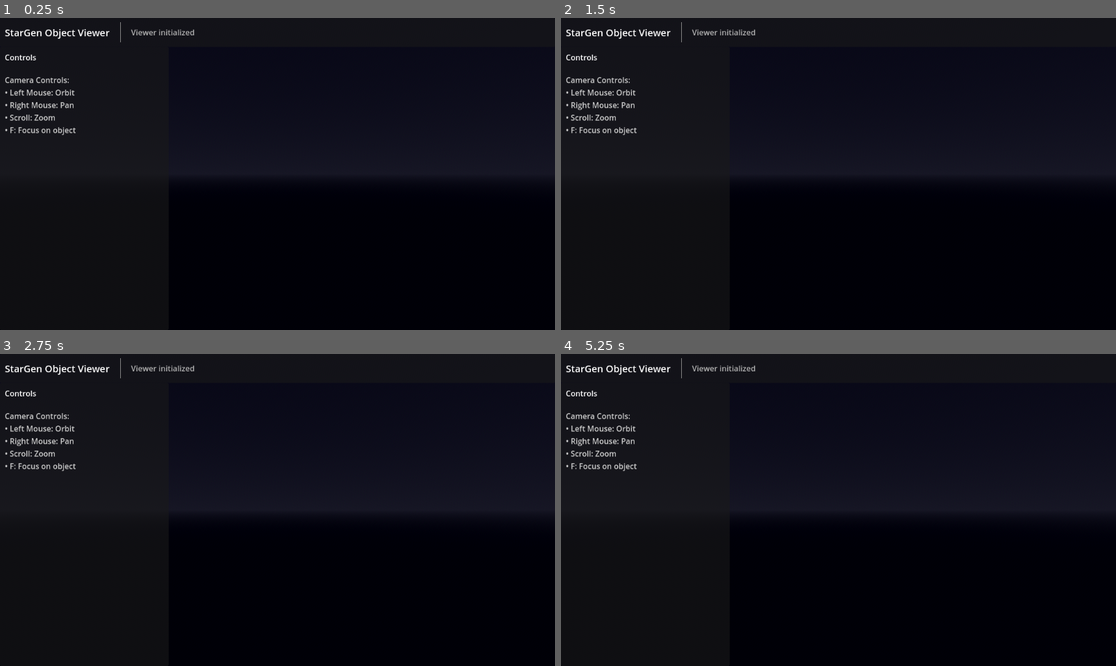
Above: before the commit, frames 1-4 (two rows, left to right).
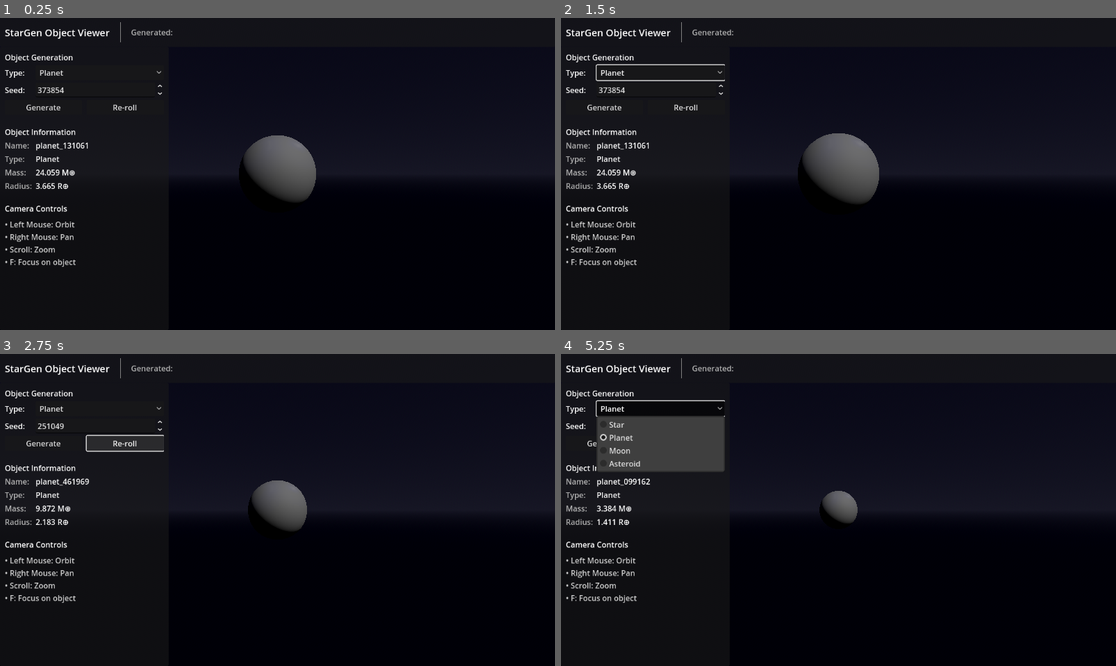
Above: after the commit, the same moments.

Repository: Jazhikho/star_gen
Game: Godot game, scene res://src/app/viewer/ObjectViewer.tscn
The game is run twice, just before and just after one commit, with the same random seed, the same clock (stepped at 60 frames per second) and the same inputs.
Inputs (mouse positions are in pixels of both pictures, inside the frame that each line leads up to):
- Up to frame 1 (0.25 s): no input
- Up to frame 2 (1.5 s): click (660, 74) at 0.5 s, where only the run after the commit has a clickable "Planet"; click (605, 108) at 1.25 s, where only the run after the commit has a clickable "Generate"
- Up to frame 3 (2.75 s): click (127, 444) at 2 s, where only the run after the commit has a clickable "Re-roll"
- Up to frame 4 (5.25 s): click (660, 410) at 2.75 s, where only the run after the commit has a clickable "Planet"; click (605, 444) at 3.5 s, where only the run after the commit has a clickable "Generate"; click (688, 444) at 4.25 s, where only the run after the commit has a clickable "Re-roll"; click (660, 410) at 5 s, where only the run after the commit has a clickable "Planet"

The runs differ from the first frame. In frame 1, 4.3% of the frame differs, in the area x 0-57%, y 3-80%; in frame 2, 4.7%; in frame 3, 3.6%; in frame 4, 6.3%, in the area x 0-54%, y 3-80%.

Commit message:
Phase 3 Stage 2: Object Generation & Display
- Added generation UI: type selector, seed input, generate/re-roll buttons
- Wired up all four generators (Star, Planet, Moon, Asteroid)
- Implemented type-specific display scaling (stars, planets, moons, asteroids)
- Added automatic camera distance adjustment based on object size
- Implemented basic info display with appropriate units:
  * Stars: solar masses/radii (Mâ˜‰, Râ˜‰)
  * Planets/Moons: Earth masses/radii (MâŠ•, RâŠ•) or Jupiter masses (MJ)
  * Asteroids: kg/km with scientific notation
- Added spectral class display for stars
- Auto-generates initial object on viewer startup
- Added 4 new integration tests (generation, scaling, info labels, determinism)
- All 297 tests passing (293 existing + 4 new)

Stage 2 complete: Can generate and view all object types with basic information

Diff:
--- a/Tests/Integration/TestObjectViewer.gd
+++ b/Tests/Integration/TestObjectViewer.gd
@@ -200,3 +200,147 @@
 
 	# Clean up
 	viewer.queue_free()
+
+
+## Tests that generate button creates objects.
+func test_generate_button_creates_objects() -> void:
+	var viewer: ObjectViewer = _object_viewer_scene.instantiate() as ObjectViewer
+
+	# Add to tree deferred
+	var scene_tree: SceneTree = _add_viewer_deferred(viewer)
+	if not scene_tree:
+		viewer.free()
+		return
+
+	# Wait for deferred call and ready
+	await scene_tree.process_frame
+	await scene_tree.process_frame
+
+	# Should have auto-generated an object on ready
+	assert_not_null(viewer.current_body, "Should have generated initial object")
+
+	# Try generating each type
+	viewer.generate_object(viewer.ObjectType.STAR, 12345)
+	await scene_tree.process_frame
+	assert_equal(viewer.current_body.type, CelestialType.Type.STAR, "Should generate star")
+
+	viewer.generate_object(viewer.ObjectType.PLANET, 23456)
+	await scene_tree.process_frame
+	assert_equal(viewer.current_body.type, CelestialType.Type.PLANET, "Should generate planet")
+
+	viewer.generate_object(viewer.ObjectType.MOON, 34567)
+	await scene_tree.process_frame
+	assert_equal(viewer.current_body.type, CelestialType.Type.MOON, "Should generate moon")
+
+	viewer.generate_object(viewer.ObjectType.ASTEROID, 45678)
+	await scene_tree.process_frame
+	assert_equal(viewer.current_body.type, CelestialType.Type.ASTEROID, "Should generate asteroid")
+
+	# Clean up
+	viewer.queue_free()
+
+
+## Tests that different object types have appropriate scales.
+func test_object_scaling() -> void:
+	var viewer: ObjectViewer = _object_viewer_scene.instantiate() as ObjectViewer
+
+	# Add to tree deferred
+	var scene_tree: SceneTree = _add_viewer_deferred(viewer)
+	if not scene_tree:
+		viewer.free()
+		return
+
+	# Wait for deferred call and ready
+	await scene_tree.process_frame
+	await scene_tree.process_frame
+
+	# Generate a star
+	viewer.generate_object(viewer.ObjectType.STAR, 11111)
+	await scene_tree.process_frame
+	var star_scale: Vector3 = viewer.placeholder_mesh.scale
+
+	# Generate a planet
+	viewer.generate_object(viewer.ObjectType.PLANET, 22222)
+	await scene_tree.process_frame
+	var planet_scale: Vector3 = viewer.placeholder_mesh.scale
+
+	# Generate an asteroid
+	viewer.generate_object(viewer.ObjectType.ASTEROID, 33333)
+	await scene_tree.process_frame
+	var asteroid_scale: Vector3 = viewer.placeholder_mesh.scale
+
+	# Scales should be reasonable (not zero, not huge)
+	assert_true(star_scale.x > 0.0 and star_scale.x < 10.0, "Star scale should be reasonable")
+	assert_true(planet_scale.x > 0.0 and planet_scale.x < 10.0, "Planet scale should be reasonable")
+	assert_true(asteroid_scale.x > 0.0 and asteroid_scale.x < 10.0, "Asteroid scale should be reasonable")
+
+	# Clean up
+	viewer.queue_free()
+
+
+## Tests that info labels update when objects are generated.
+func test_info_labels_update() -> void:
+	var viewer: ObjectViewer = _object_viewer_scene.instantiate() as ObjectViewer
+
+	# Add to tree deferred
+	var scene_tree: SceneTree = _add_viewer_deferred(viewer)
+	if not scene_tree:
+		viewer.free()
+		return
+
+	# Wait for deferred call and ready
+	await scene_tree.process_frame
+	await scene_tree.process_frame
+
+	# Generate a planet
+	viewer.generate_object(viewer.ObjectType.PLANET, 12345)
+	await scene_tree.process_frame
+
+	# Check that info labels are populated
+	assert_not_equal(viewer.type_value.text, "-", "Type should be set")
+	assert_not_equal(viewer.mass_value.text, "-", "Mass should be set")
+	assert_not_equal(viewer.radius_value.text, "-", "Radius should be set")
+
+	# Check that values use appropriate units
+	assert_true(
+		viewer.mass_value.text.contains("M⊕") or viewer.mass_value.text.contains("MJ"),
+		"Planet mass should use Earth or Jupiter masses"
+	)
+	assert_true(viewer.radius_value.text.contains("R⊕"), "Planet radius should use Earth radii")
+
+	# Clean up
+	viewer.queue_free()
+
+
+## Tests deterministic generation with same seed.
+func test_deterministic_generation() -> void:
+	var viewer: ObjectViewer = _object_viewer_scene.instantiate() as ObjectViewer
+
+	# Add to tree deferred
+	var scene_tree: SceneTree = _add_viewer_deferred(viewer)
+	if not scene_tree:
+		viewer.free()
+		return
+
+	# Wait for deferred call and ready
+	await scene_tree.process_frame
+	await scene_tree.process_frame
+
+	# Generate with specific seed
+	viewer.generate_object(viewer.ObjectType.PLANET, 99999)
+	await scene_tree.process_frame
+	var first_mass: float = viewer.current_body.physical.mass_kg
+	var first_radius: float = viewer.current_body.physical.radius_m
+
+	# Generate again with same seed
+	viewer.generate_object(viewer.ObjectType.PLANET, 99999)
+	await scene_tree.process_frame
+	var second_mass: float = viewer.current_body.physical.mass_kg
+	var second_radius: float = viewer.current_body.physical.radius_m
+
+	# Should be identical
+	assert_equal(first_mass, second_mass, "Same seed should produce same mass")
+	assert_equal(first_radius, second_radius, "Same seed should produce same radius")
+
+	# Clean up
+	viewer.queue_free()
--- a/src/app/viewer/ObjectViewer.gd
+++ b/src/app/viewer/ObjectViewer.gd
@@ -3,10 +3,41 @@
 class_name ObjectViewer
 extends Node3D
 
+# Generators
+const _star_generator := preload("res://src/domain/generation/generators/StarGenerator.gd")
+const _planet_generator := preload("res://src/domain/generation/generators/PlanetGenerator.gd")
+const _moon_generator := preload("res://src/domain/generation/generators/MoonGenerator.gd")
+const _asteroid_generator := preload("res://src/domain/generation/generators/AsteroidGenerator.gd")
+
+# Specs
+const _star_spec := preload("res://src/domain/generation/specs/StarSpec.gd")
+const _planet_spec := preload("res://src/domain/generation/specs/PlanetSpec.gd")
+const _moon_spec := preload("res://src/domain/generation/specs/MoonSpec.gd")
+const _asteroid_spec := preload("res://src/domain/generation/specs/AsteroidSpec.gd")
+
+# Supporting classes
+const _parent_context := preload("res://src/domain/generation/ParentContext.gd")
+const _seeded_rng := preload("res://src/domain/rng/SeededRng.gd")
+const _celestial_type := preload("res://src/domain/celestial/CelestialType.gd")
+const _units := preload("res://src/domain/math/Units.gd")
+const _stellar_props := preload("res://src/domain/celestial/components/StellarProps.gd")
+
 ## UI element references
 @onready var status_label: Label = $UI/TopBar/MarginContainer/HBoxContainer/StatusLabel
 @onready var side_panel: Panel = $UI/SidePanel
 @onready var panel_container: VBoxContainer = $UI/SidePanel/MarginContainer/ScrollContainer/VBoxContainer
+
+# Generation controls
+@onready var type_option: OptionButton = $UI/SidePanel/MarginContainer/ScrollContainer/VBoxContainer/GenerationSection/TypeContainer/TypeOption
+@onready var seed_input: SpinBox = $UI/SidePanel/MarginContainer/ScrollContainer/VBoxContainer/GenerationSection/SeedContainer/SeedInput
+@onready var generate_button: Button = $UI/SidePanel/MarginContainer/ScrollContainer/VBoxContainer/GenerationSection/ButtonContainer/GenerateButton
+@onready var reroll_button: Button = $UI/SidePanel/MarginContainer/ScrollContainer/VBoxContainer/GenerationSection/ButtonContainer/RerollButton
+
+# Info display
+@onready var name_value: Label = $UI/SidePanel/MarginContainer/ScrollContainer/VBoxContainer/InfoSection/NameContainer/NameValue
+@onready var type_value: Label = $UI/SidePanel/MarginContainer/ScrollContainer/VBoxContainer/InfoSection/TypeContainer/TypeValue
+@onready var mass_value: Label = $UI/SidePanel/MarginContainer/ScrollContainer/VBoxContainer/InfoSection/MassContainer/MassValue
+@onready var radius_value: Label = $UI/SidePanel/MarginContainer/ScrollContainer/VBoxContainer/InfoSection/RadiusContainer/RadiusValue
 
 ## 3D element references
 @onready var celestial_object_node: Node3D = $CelestialObject
@@ -21,11 +52,21 @@
 ## Whether the viewer is ready
 var is_ready: bool = false
 
+## Object types for generation
+enum ObjectType {
+	STAR,
+	PLANET,
+	MOON,
+	ASTEROID
+}
+
 
 func _ready() -> void:
 	# Set up initial state
 	_setup_viewport()
 	_setup_camera()
+	_setup_generation_ui()
+	_connect_signals()
 
 	# Hide placeholder initially
 	if placeholder_mesh:
@@ -33,6 +74,9 @@
 
 	set_status("Viewer initialized")
 	is_ready = true
+
+	# Generate an initial object
+	_on_generate_pressed()
 
 
 ## Sets up viewport settings.
@@ -58,6 +102,148 @@
 
 	# Point camera at origin
 	camera.look_at(Vector3.ZERO, Vector3.UP)
+
+
+## Sets up the generation UI.
+func _setup_generation_ui() -> void:
+	if not type_option:
+		return
+
+	# Populate type options
+	type_option.clear()
+	type_option.add_item("Star", ObjectType.STAR)
+	type_option.add_item("Planet", ObjectType.PLANET)
+	type_option.add_item("Moon", ObjectType.MOON)
+	type_option.add_item("Asteroid", ObjectType.ASTEROID)
+
+	# Default to planet
+	type_option.selected = ObjectType.PLANET
+
+	# Set initial seed
+	if seed_input:
+		seed_input.value = randi() % 1000000
+
+
+## Connects UI signals.
+func _connect_signals() -> void:
+	if generate_button:
+		generate_button.pressed.connect(_on_generate_pressed)
+
+	if reroll_button:
+		reroll_button.pressed.connect(_on_reroll_pressed)
+
+
+## Handles generate button press.
+func _on_generate_pressed() -> void:
+	if not type_option or not seed_input:
+		return
+
+	var object_type: ObjectType = type_option.get_selected_id() as ObjectType
+	var seed_value: int = int(seed_input.value)
+
+	generate_object(object_type, seed_value)
+
+
+## Handles re-roll button press.
+func _on_reroll_pressed() -> void:
+	# Generate new random seed
+	var new_seed: int = randi() % 1000000
+	if seed_input:
+		seed_input.value = new_seed
+
+	_on_generate_pressed()
+
+
+## Generates a celestial object of the specified type.
+## @param object_type: The type of object to generate.
+## @param seed_value: The seed for generation.
+func generate_object(object_type: ObjectType, seed_value: int) -> void:
+	var body: CelestialBody = null
+	var rng: SeededRng = SeededRng.new(seed_value)
+
+	set_status("Generating %s with seed %d..." % [_get_type_name(object_type), seed_value])
+
+	match object_type:
+		ObjectType.STAR:
+			body = _generate_star(seed_value, rng)
+		ObjectType.PLANET:
+			body = _generate_planet(seed_value, rng)
+		ObjectType.MOON:
+			body = _generate_moon(seed_value, rng)
+		ObjectType.ASTEROID:
+			body = _generate_asteroid(seed_value, rng)
+
+	if body:
+		display_body(body)
+		set_status("Generated: %s" % body.name)
+	else:
+		set_error("Failed to generate object")
+
+
+## Generates a star.
+## @param seed_value: The generation seed.
+## @param rng: The random number generator.
+## @return: Generated star body.
+func _generate_star(seed_value: int, rng: SeededRng) -> CelestialBody:
+	var spec: StarSpec = StarSpec.random(seed_value)
+	return StarGenerator.generate(spec, rng)
+
+
+## Generates a planet.
+## @param seed_value: The generation seed.
+## @param rng: The random number generator.
+## @return: Generated planet body.
+func _generate_planet(seed_value: int, rng: SeededRng) -> CelestialBody:
+	var spec: PlanetSpec = PlanetSpec.random(seed_value)
+	var context: ParentContext = ParentContext.sun_like()
+	return PlanetGenerator.generate(spec, context, rng)
+
+
+## Generates a moon.
+## @param seed_value: The generation seed.
+## @param rng: The random number generator.
+## @return: Generated moon body.
+func _generate_moon(seed_value: int, rng: SeededRng) -> CelestialBody:
+	var spec: MoonSpec = MoonSpec.random(seed_value)
+	# Create a Jupiter-like parent context
+	var context: ParentContext = ParentContext.for_moon(
+		Units.SOLAR_MASS_KG,
+		StellarProps.SOLAR_LUMINOSITY_WATTS,
+		5778.0,
+		4.6e9,
+		5.2 * Units.AU_METERS,
+		1.898e27,  # Jupiter mass
+		6.9911e7,  # Jupiter radius
+		5.0e8      # 500,000 km from Jupiter
+	)
+	return MoonGenerator.generate(spec, context, rng)
+
+
+## Generates an asteroid.
+## @param seed_value: The generation seed.
+## @param rng: The random number generator.
+## @return: Generated asteroid body.
+func _generate_asteroid(seed_value: int, rng: SeededRng) -> CelestialBody:
+	var spec: AsteroidSpec = AsteroidSpec.random(seed_value)
+	var context: ParentContext = ParentContext.sun_like(2.7 * Units.AU_METERS)
+	return AsteroidGenerator.generate(spec, context, rng)
+
+
+## Gets the display name for an object type.
+## @param object_type: The object type enum.
+## @return: Human-readable type name.
+func _get_type_name(object_type: ObjectType) -> String:
+	match object_type:
+		ObjectType.STAR:
+			return "star"
+		ObjectType.PLANET:
+			return "planet"
+		ObjectType.MOON:
+			return "moon"
+		ObjectType.ASTEROID:
+			return "asteroid"
+		_:
+			return "unknown"
 
 
 ## Sets the status message in the UI.
@@ -86,32 +272,162 @@
 
 	current_body = body
 
-	# For now, just show the placeholder sphere
+	# Update 3D display
 	if placeholder_mesh:
 		placeholder_mesh.visible = true
 
-		# Scale based on radius (normalize to reasonable view size)
-		# We'll improve this in later stages
-		var radius_m: float = body.physical.radius_m
-		var scale_factor: float = 1.0
-
-		# Very basic scaling for now
-		if radius_m > 0:
-			# Normalize to ~1 unit = Earth radius for viewing
-			scale_factor = radius_m / 6.371e6  # Earth radius in meters
-			scale_factor = clampf(scale_factor, 0.1, 10.0)
-
+		# Scale based on object type and radius
+		var scale_factor: float = _calculate_display_scale(body)
 		placeholder_mesh.scale = Vector3.ONE * scale_factor
 
-	set_status("Displaying: %s" % body.name)
-
-	# Update UI (we'll implement this in Stage 3)
+	# Update camera distance based on object size
+	if camera:
+		var cam_controller: CameraController = camera as CameraController
+		if cam_controller:
+			var distance: float = _calculate_camera_distance(body)
+			cam_controller.set_distance(distance)
+			cam_controller.focus_on_target()
+
+	# Update UI
+	_update_basic_info()
 	_update_inspector()
+
+
+## Calculates appropriate display scale for a body.
+## @param body: The celestial body to scale.
+## @return: Scale factor for the mesh.
+func _calculate_display_scale(body: CelestialBody) -> float:
+	var radius_m: float = body.physical.radius_m
+
+	# Different scales for different object types
+	match body.type:
+		CelestialType.Type.STAR:
+			# Stars: 1 unit = 1 solar radius
+			return clampf(radius_m / Units.SOLAR_RADIUS_METERS, 0.5, 5.0)
+
+		CelestialType.Type.PLANET:
+			# Planets: 1 unit = 1 Earth radius
+			return clampf(radius_m / Units.EARTH_RADIUS_METERS, 0.1, 3.0)
+
+		CelestialType.Type.MOON:
+			# Moons: similar to planets but smaller range
+			return clampf(radius_m / Units.EARTH_RADIUS_METERS * 2.0, 0.1, 2.0)
+
+		CelestialType.Type.ASTEROID:
+			# Asteroids: scale up significantly for visibility
+			var km: float = radius_m / 1000.0
+			if km < 10:
+				return 0.5  # Very small asteroids get minimum size
+			elif km < 100:
+				return 0.5 + (km - 10) / 90.0  # Scale 0.5 to 1.5
+			else:
+				return 1.5  # Large asteroids cap at 1.5
+		_:
+			return 1.0
+
+
+## Calculates appropriate camera distance for viewing a body.
+## @param body: The celestial body to view.
+## @return: Camera distance in units.
+func _calculate_camera_distance(body: CelestialBody) -> float:
+	var scale: float = _calculate_display_scale(body)
+
+	# Camera should be about 3-5x the display radius for good framing
+	return clampf(scale * 4.0, 2.0, 50.0)
+
+
+## Updates the basic info display.
+func _update_basic_info() -> void:
+	if not current_body:
+		if name_value:
+			name_value.text = "No object generated"
+		if type_value:
+			type_value.text = "-"
+		if mass_value:
+			mass_value.text = "-"
+		if radius_value:
+			radius_value.text = "-"
+		return
+
+	# Name
+	if name_value:
+		var display_name: String = current_body.name if current_body.name else current_body.id
+		name_value.text = display_name
+
+	# Type
+	if type_value:
+		type_value.text = current_body.get_type_string()
+
+		# Add subtype info for stars
+		if current_body.type == CelestialType.Type.STAR and current_body.has_stellar():
+			type_value.text += " (%s)" % current_body.stellar.spectral_class
+
+	# Mass
+	if mass_value:
+		mass_value.text = _format_mass(current_body.physical.mass_kg, current_body.type)
+
+	# Radius
+	if radius_value:
+		radius_value.text = _format_radius(current_body.physical.radius_m, current_body.type)
+
+
+## Formats mass for display with appropriate units.
+## @param mass_kg: Mass in kilograms.
+## @param body_type: The type of celestial body.
+## @return: Formatted mass string.
+func _format_mass(mass_kg: float, body_type: CelestialType.Type) -> String:
+	match body_type:
+		CelestialType.Type.STAR:
+			var solar_masses: float = mass_kg / Units.SOLAR_MASS_KG
+			return "%.3f M☉" % solar_masses
+
+		CelestialType.Type.PLANET, CelestialType.Type.MOON:
+			var earth_masses: float = mass_kg / Units.EARTH_MASS_KG
+			if earth_masses > 100:
+				# Show in Jupiter masses for large planets
+				var jupiter_masses: float = mass_kg / Units.JUPITER_MASS_KG
+				return "%.2f MJ" % jupiter_masses
+			else:
+				return "%.3f M⊕" % earth_masses
+
+		CelestialType.Type.ASTEROID:
+			# Use scientific notation for asteroids
+			if mass_kg < 1e15:
+				return "%.2e kg" % mass_kg
+			else:
+				# Larger asteroids in 10^18 kg
+				return "%.2f × 10¹⁸ kg" % (mass_kg / 1e18)
+		_:
+			return "%.2e kg" % mass_kg
+
+
+## Formats radius for display with appropriate units.
+## @param radius_m: Radius in meters.
+## @param body_type: The type of celestial body.
+## @return: Formatted radius string.
+func _format_radius(radius_m: float, body_type: CelestialType.Type) -> String:
+	match body_type:
+		CelestialType.Type.STAR:
+			var solar_radii: float = radius_m / Units.SOLAR_RADIUS_METERS
+			return "%.3f R☉" % solar_radii
+
+		CelestialType.Type.PLANET, CelestialType.Type.MOON:
+			var earth_radii: float = radius_m / Units.EARTH_RADIUS_METERS
+			return "%.3f R⊕" % earth_radii
+
+		CelestialType.Type.ASTEROID:
+			var km: float = radius_m / 1000.0
+			if km < 1.0:
+				return "%.1f m" % radius_m
+			else:
+				return "%.2f km" % km
+		_:
+			return "%.2e m" % radius_m
 
 
 ## Updates the inspector panel with current body properties.
 func _update_inspector() -> void:
-	# Placeholder for Stage 3
+	# Placeholder for Stage 3 - will show full property breakdown
 	pass
 
 
@@ -123,4 +439,5 @@
 		placeholder_mesh.visible = false
 
 	set_status("No object loaded")
+	_update_basic_info()
 	_update_inspector()
--- a/src/app/viewer/ObjectViewer.tscn
+++ b/src/app/viewer/ObjectViewer.tscn
@@ -49,7 +49,7 @@
 
 [node name="Placeholder" type="MeshInstance3D" parent="CelestialObject"]
 mesh = SubResource("SphereMesh_1")
-visible = true
+visible = false
 
 [node name="UI" type="Control" parent="."]
 anchor_right = 1.0
@@ -109,18 +109,138 @@
 size_flags_horizontal = 3
 theme_override_constants/separation = 10
 
+[node name="GenerationSection" type="VBoxContainer" parent="UI/SidePanel/MarginContainer/ScrollContainer/VBoxContainer"]
+layout_mode = 2
+theme_override_constants/separation = 5
+
+[node name="GenerationLabel" type="Label" parent="UI/SidePanel/MarginContainer/ScrollContainer/VBoxContainer/GenerationSection"]
+layout_mode = 2
+text = "Object Generation"
+theme_override_font_sizes/font_size = 16
+
+[node name="TypeContainer" type="HBoxContainer" parent="UI/SidePanel/MarginContainer/ScrollContainer/VBoxContainer/GenerationSection"]
+layout_mode = 2
+
+[node name="TypeLabel" type="Label" parent="UI/SidePanel/MarginContainer/ScrollContainer/VBoxContainer/GenerationSection/TypeContainer"]
+layout_mode = 2
+text = "Type:"
+custom_minimum_size = Vector2(60, 0)
+
+[node name="TypeOption" type="OptionButton" parent="UI/SidePanel/MarginContainer/ScrollContainer/VBoxContainer/GenerationSection/TypeContainer"]
+layout_mode = 2
+size_flags_horizontal = 3
+selected = 1
+
+[node name="SeedContainer" type="HBoxContainer" parent="UI/SidePanel/MarginContainer/ScrollContainer/VBoxContainer/GenerationSection"]
+layout_mode = 2
+
+[node name="SeedLabel" type="Label" parent="UI/SidePanel/MarginContainer/ScrollContainer/VBoxContainer/GenerationSection/SeedContainer"]
+layout_mode = 2
+text = "Seed:"
+custom_minimum_size = Vector2(60, 0)
+
+[node name="SeedInput" type="SpinBox" parent="UI/SidePanel/MarginContainer/ScrollContainer/VBoxContainer/GenerationSection/SeedContainer"]
+layout_mode = 2
+size_flags_horizontal = 3
+min_value = 0.0
+max_value = 999999.0
+value = 12345.0
+rounded = true
+
+[node name="ButtonContainer" type="HBoxContainer" parent="UI/SidePanel/MarginContainer/ScrollContainer/VBoxContainer/GenerationSection"]
+layout_mode = 2
+theme_override_constants/separation = 10
+
+[node name="GenerateButton" type="Button" parent="UI/SidePanel/MarginContainer/ScrollContainer/VBoxContainer/GenerationSection/ButtonContainer"]
+layout_mode = 2
+size_flags_horizontal = 3
+text = "Generate"
+
+[node name="RerollButton" type="Button" parent="UI/SidePanel/MarginContainer/ScrollContainer/VBoxContainer/GenerationSection/ButtonContainer"]
+layout_mode = 2
+size_flags_horizontal = 3
+text = "Re-roll"
+tooltip_text = "Generate with random seed"
+
+[node name="HSeparator1" type="HSeparator" parent="UI/SidePanel/MarginContainer/ScrollContainer/VBoxContainer"]
+layout_mode = 2
+
+[node name="InfoSection" type="VBoxContainer" parent="UI/SidePanel/MarginContainer/ScrollContainer/VBoxContainer"]
+layout_mode = 2
+theme_override_constants/separation = 5
+
+[node name="InfoLabel" type="Label" parent="UI/SidePanel/MarginContainer/ScrollContainer/VBoxContainer/InfoSection"]
+layout_mode = 2
+text = "Object Information"
+theme_override_font_sizes/font_size = 16
+
+[node name="NameContainer" type="HBoxContainer" parent="UI/SidePanel/MarginContainer/ScrollContainer/VBoxContainer/InfoSection"]
+layout_mode = 2
+
+[node name="NameLabel" type="Label" parent="UI/SidePanel/MarginContainer/ScrollContainer/VBoxContainer/InfoSection/NameContainer"]
+layout_mode = 2
+text = "Name:"
+custom_minimum_size = Vector2(60, 0)
+theme_override_colors/font_color = Color(0.7, 0.7, 0.7, 1)
+
+[node name="NameValue" type="Label" parent="UI/SidePanel/MarginContainer/ScrollContainer/VBoxContainer/InfoSection/NameContainer"]
+layout_mode = 2
+text = "No object generated"
+size_flags_horizontal = 3
+
+[node name="TypeContainer" type="HBoxContainer" parent="UI/SidePanel/MarginContainer/ScrollContainer/VBoxContainer/InfoSection"]
+layout_mode = 2
+
+[node name="TypeLabel" type="Label" parent="UI/SidePanel/MarginContainer/ScrollContainer/VBoxContainer/InfoSection/TypeContainer"]
+layout_mode = 2
+text = "Type:"
+custom_minimum_size = Vector2(60, 0)
+theme_override_colors/font_color = Color(0.7, 0.7, 0.7, 1)
+
+[node name="TypeValue" type="Label" parent="UI/SidePanel/MarginContainer/ScrollContainer/VBoxContainer/InfoSection/TypeContainer"]
+layout_mode = 2
+text = "-"
+size_flags_horizontal = 3
+
+[node name="MassContainer" type="HBoxContainer" parent="UI/SidePanel/MarginContainer/ScrollContainer/VBoxContainer/InfoSection"]
+layout_mode = 2
+
+[node name="MassLabel" type="Label" parent="UI/SidePanel/MarginContainer/ScrollContainer/VBoxContainer/InfoSection/MassContainer"]
+layout_mode = 2
+text = "Mass:"
+custom_minimum_size = Vector2(60, 0)
+theme_override_colors/font_color = Color(0.7, 0.7, 0.7, 1)
+
+[node name="MassValue" type="Label" parent="UI/SidePanel/MarginContainer/ScrollContainer/VBoxContainer/InfoSection/MassContainer"]
+layout_mode = 2
+text = "-"
+size_flags_horizontal = 3
+
+[node name="RadiusContainer" type="HBoxContainer" parent="UI/SidePanel/MarginContainer/ScrollContainer/VBoxContainer/InfoSection"]
+layout_mode = 2
+
+[node name="RadiusLabel" type="Label" parent="UI/SidePanel/MarginContainer/ScrollContainer/VBoxContainer/InfoSection/RadiusContainer"]
+layout_mode = 2
+text = "Radius:"
+custom_minimum_size = Vector2(60, 0)
+theme_override_colors/font_color = Color(0.7, 0.7, 0.7, 1)
+
+[node name="RadiusValue" type="Label" parent="UI/SidePanel/MarginContainer/ScrollContainer/VBoxContainer/InfoSection/RadiusContainer"]
+layout_mode = 2
+text = "-"
+size_flags_horizontal = 3
+
+[node name="HSeparator2" type="HSeparator" parent="UI/SidePanel/MarginContainer/ScrollContainer/VBoxContainer"]
+layout_mode = 2
+
 [node name="ControlsLabel" type="Label" parent="UI/SidePanel/MarginContainer/ScrollContainer/VBoxContainer"]
 layout_mode = 2
-text = "Controls"
+text = "Camera Controls"
 theme_override_font_sizes/font_size = 16
 
-[node name="HSeparator" type="HSeparator" parent="UI/SidePanel/MarginContainer/ScrollContainer/VBoxContainer"]
-layout_mode = 2
-
 [node name="CameraInfo" type="Label" parent="UI/SidePanel/MarginContainer/ScrollContainer/VBoxContainer"]
 layout_mode = 2
-text = "Camera Controls:
-• Left Mouse: Orbit
+text = "• Left Mouse: Orbit
 • Right Mouse: Pan
 • Scroll: Zoom
 • F: Focus on object"
Not shown, changed: Docs/Roadmap.md
Not shown, changed: claude.md
